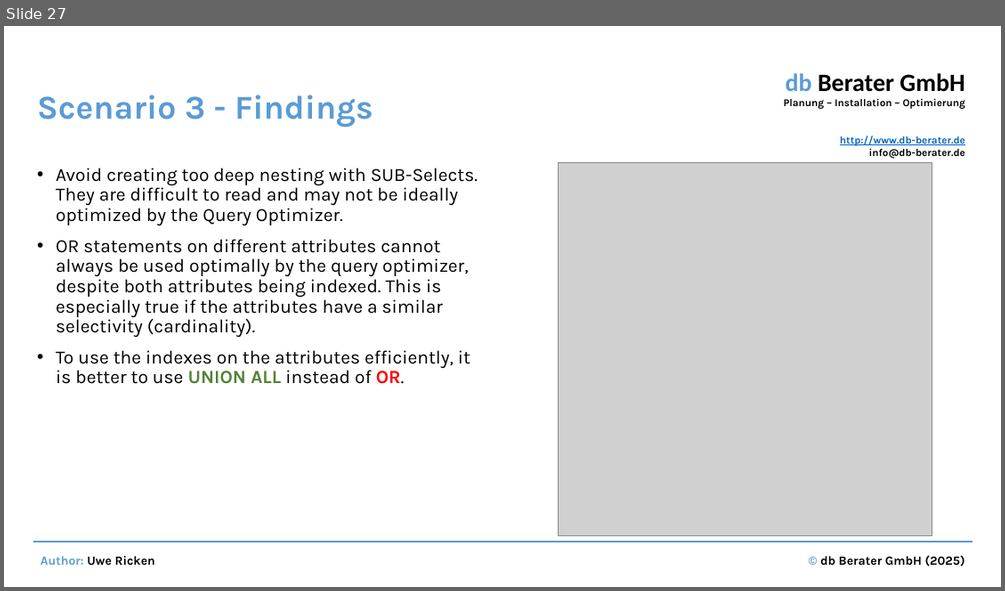
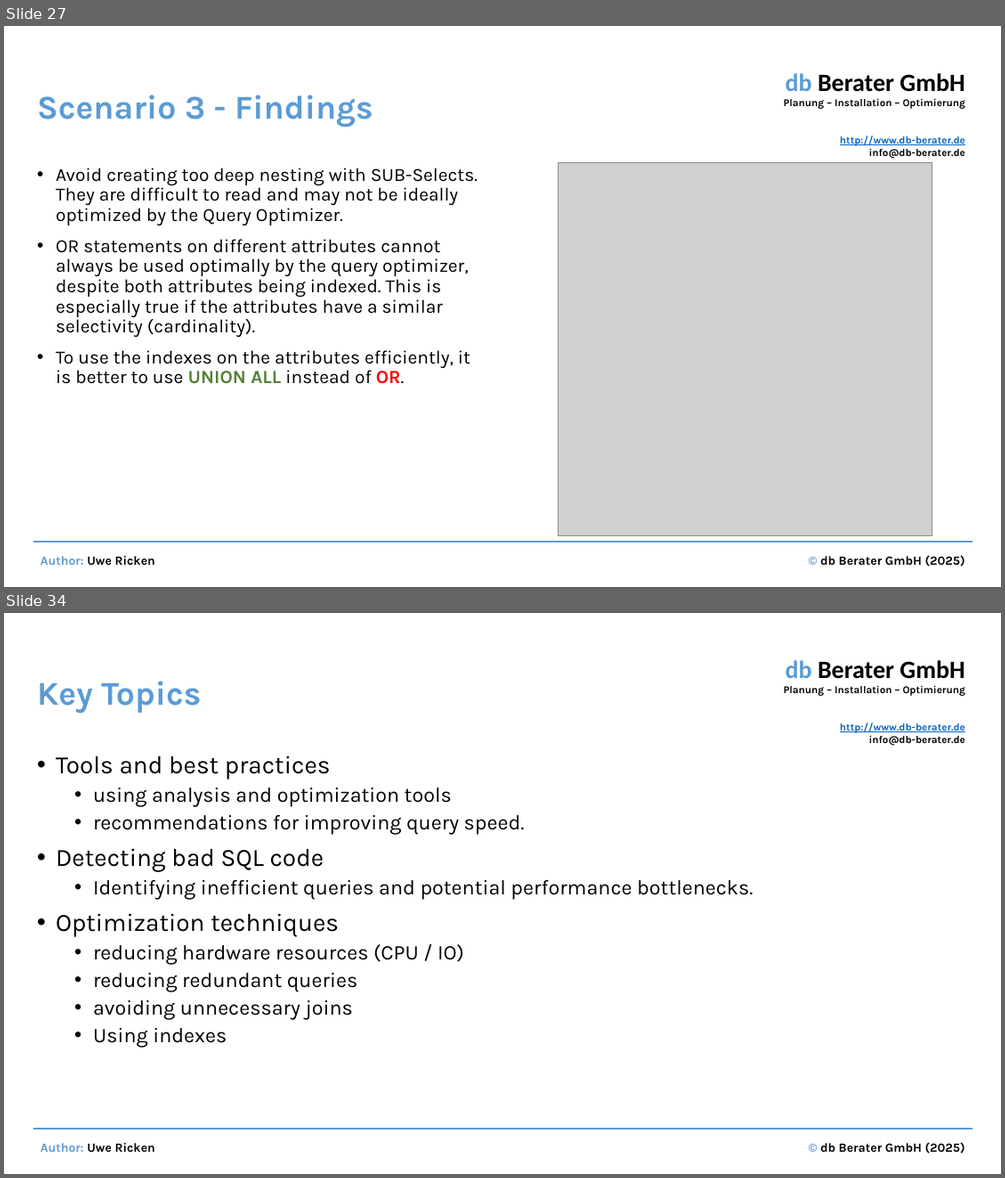
Before and after one commit to uricken1964/Workshop---Making-Bad-Codes-Better, a slide deck: Documents and Preparation/Performance optimization by identifying and correcting bad SQL code.pptx. Shown one above the other, each under a label of ours: slide 27 before the commit, slides 27 and 34 after it; the slides between them are not shown. The pictures are 1005x591 and 1005x1178 pixels, drawn with LibreOffice and Linux fonts; fonts in the diff are those of the drawing; grey boxes stand for pictures. Boxes give left, top, right and bottom in pixels: in the first picture for what was removed or moved away, otherwise in the second. Text is boxed around its words. In the diff, an @@ line names an element or a change of style, - is before the commit and + after.

```diff
--- a/Documents and Preparation/Performance optimization by identifying and correcting bad SQL code.pptx
+++ b/Documents and Preparation/Performance optimization by identifying and correcting bad SQL code.pptx
@@ slide 34 added at <box>4,613,1001,1174</box>, background #FFFFFF; not listed: 4 template elements that a slide beside it also shows @@
@@ title added at <box>37,681,201,714</box>, 32 pt, text #5B9BD5, bold @@
+Key Topics
@@ text added at <box>56,755,752,1046</box>, 20 pt, text #000000 @@
+• Tools and best practices
+  • using analysis and optimization tools
+  • recommendations for improving query speed.
+• Detecting bad SQL code
+  • Identifying inefficient queries and potential performance bottlenecks.
+• Optimization techniques
+  • reducing hardware resources (CPU / IO)
+  • reducing redundant queries
+  • avoiding unnecessary joins
+  • Using indexes
```
Also in this commit, not shown: 26 other slides added, 16 other files.
